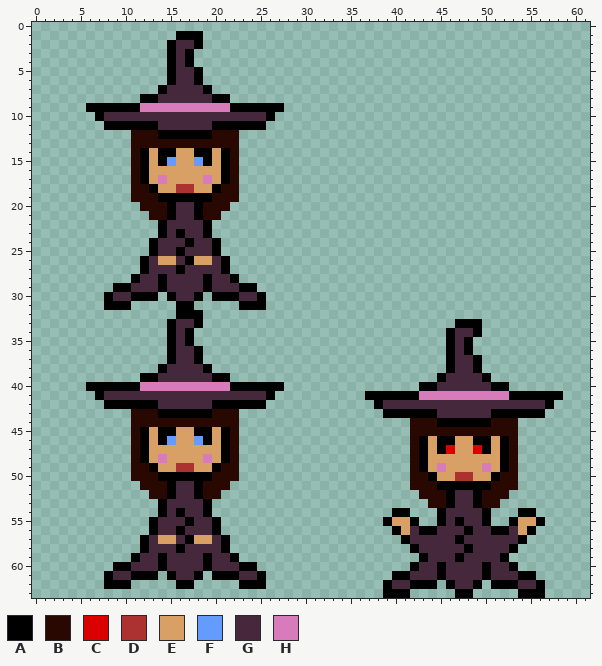
File history of a pixel-art sprite, sprites/Movimentacoes/prototipoInicialBruxa.png. This is how it looked before the edit.
The file is 62x64 pixels.
Palette (. is transparent): A #000000  B #290802  C #db0000  D #ac3232  E #d9a066  F #639bff  G #45283c  H #d77bba
Pixels before (only the part around the change), first column x 0:
 0 ..............................................................
 1 ................AAA...........................................
 2 ...............AGGA...........................................
 3 ...............AGA............................................
 4 ...............AGA............................................
 5 ...............AGGA...........................................
 6 ...............AGGA...........................................
 7 ..............AGGGGA..........................................
 8 ............AAGGGGGGAA........................................
 9 ......AAAAAAHHHHHHHHHHAAAAAA..................................
10 .......AGGGGGGGGGGGGGGGGGGA...................................
11 ........AAAAAAGGGGGGAAAAAA....................................
12 ...........BBBAAAAAABBB.......................................
13 ...........BBBBBBBBBBBB.......................................
14 ...........BAEAAEEAAEAB.......................................
15 ...........BAEAFEEFAEAB.......................................
16 ...........BAEEEEEEEEAB.......................................
17 ...........BAEHEEEEHEAB.......................................
18 ...........BBAEEDDEEABB.......................................
19 ...........BBBAAAAAABBB.......................................
20 ............BBBAGGABBB........................................
21 .............BBAGGABB.........................................
22 ..............AGGGGA..........................................
23 ..............AGAGGA..........................................
24 .............AGGGAGGA.........................................
25 .............AGGAGGGA.........................................
26 ............AGEEGAEEGA........................................
27 ............AGGGAGGGGA........................................
28 ...........AGGAGGGGAGGA.......................................
29 .........AAGGGAGGGGAGGGAA.....................................
30 ........AGGAAA.AGGA.AAAGGA....................................
31 ........AAA.....AA.....AAA....................................
32 ................AAA...........................................
33 ...............AGGA............................AAA............
34 ...............AGA............................AGGA............
35 ...............AGA............................AGA.............
36 ...............AGGA...........................AGA.............
37 ...............AGGA...........................AGGA............
38 ..............AGGGGA..........................AGGA............
39 ............AAGGGGGGAA.......................AGGGGA...........
40 ......AAAAAAHHHHHHHHHHAAAAAA...............AAGGGGGGAA.........
41 .......AGGGGGGGGGGGGGGGGGGA..........AAAAAAHHHHHHHHHHAAAAAA...
42 ........AAAAAAGGGGGGAAAAAA............AGGGGGGGGGGGGGGGGGGA....
43 ...........BBBAAAAAABBB................AAAAAAGGGGGGAAAAAA.....
44 ...........BBBBBBBBBBBB...................BBBAAAAAABBB........
45 ...........BAEAAEEAAEAB...................BBBBBBBBBBBB........
46 ...........BAEAFEEFAEAB...................BAEAAEEAAEAB........
47 ...........BAEEEEEEEEAB...................BAEACEECAEAB........
48 ...........BAEHEEEEHEAB...................BAEEEEEEEEAB........
49 ...........BBAEEDDEEABB...................BAEHEEEEHEAB........
50 ...........BBBAAAAAABBB...................BBAEEDDEEABB........
51 ............BBBAGGABBB....................BBBAAAAAABBB........
52 .............BBAGGABB......................BBBAGGABBB.........
53 ..............AGGGGA........................BBAGGABB..........
54 ..............AGAGGA....................AA...AGGGGA...AA......
55 .............AGGGAGGA..................AEEA..AGAGGA..AEEA.....
56 .............AGGAGGGA...................AEGAAGGGAGGAAGEA......
57 ............AGEEGAEEGA...................AGGGGGAGGGGGGA.......
58 ............AGGGAGGGGA....................AGGGGGAGGGGA........
59 ...........AGGAGGGGAGGA....................AGGGAGGGGA.........
60 .........AAGGGAGGGGAGGGAA.................AGGAGGGGAGGA........
61 ........AGGAAA.AGGA.AAAGGA..............AAGGGAGGGGAGGGAA......
62 ........AAA.....AA.....AAA.............AGGAAA.AGGA.AAAGGA.....
63 .......................................AAA.....AA.....AAA.....
Now the later version:
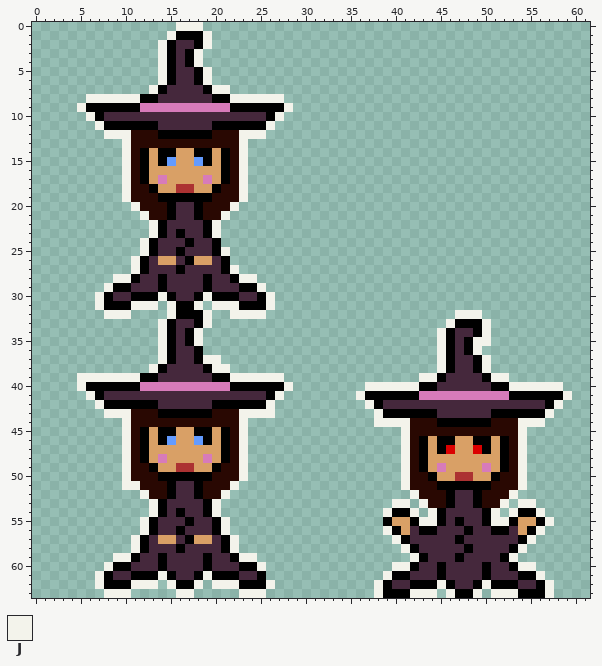
Colours new in this view: J #f3f3eb
Edits made:
There is now colour J in row 0 at x 16 to 18; in row 1 at x 15 and 19; in row 2 at x 14 and 19; in rows 3 to 4 at x 14 and 18; in rows 5 to 6 at x 14 and 19; in row 7 at x 13 and 20 to 21.
There is now colour J in row 8 at x 6 to 11 and 22 to 27; in row 9 at x 5 and 28; in row 10 at x 6 and 27; in row 11 at x 7 and 26; in row 12 at x 8 to 10 and 23 to 25; in rows 13 to 19 at x 10 and 23.
There is now colour J in row 20 at x 11 and 22; in row 21 at x 12 and 21; in rows 22 to 23 at x 13 and 20; in row 24 at x 12; in row 25 at x 12 and 21; in row 26 at x 11.
There is now colour J in row 27 at x 11 and 22; in row 28 at x 9 to 10 and 23 to 24; in row 29 at x 8 and 25; in row 30 at x 7, 14, 19 and 26; in row 31 at x 7, 11 to 13, 15, 18, 20 to 22 and 26; in row 32 at x 8 to 10, 15, 19, 22 to 25 and 47 to 49.
There is now colour J in row 33 at x 14, 19, 46 and 50; in row 34 at x 14, 18, 45 and 50; in row 35 at x 14, 18, 45 and 49 to 50; in row 36 at x 14, 45 and 49; in row 37 at x 14, 19 to 20, 45 and 50; in row 38 at x 13, 20 to 21, 45 and 50.
There is now colour J in row 39 at x 5 to 11, 22 to 27, 43 to 44 and 51 to 52; in row 40 at x 5, 28, 37 to 42 and 53 to 58; in row 41 at x 6, 27, 36 and 59; in row 42 at x 7, 26, 37 and 58; in row 43 at x 8 to 10, 23 to 26, 38 and 57; in row 44 at x 10, 23, 38 to 41 and 54 to 56.
There is now colour J in rows 45 to 50 at x 10, 23, 41 and 54; in row 51 at x 10 to 11, 22, 41 and 54; in row 52 at x 12, 21, 42 and 53; in row 53 at x 13, 20, 40 to 41, 43, 52 and 54 to 55; in row 54 at x 13, 20, 39, 42, 44, 51, 53 and 56; in row 55 at x 12, 21, 43 to 44, 51 to 52 and 57.
There is now colour J in row 56 at x 12, 21, 39 and 56; in row 57 at x 11, 22, 40 and 55; in row 58 at x 11, 22, 41 and 54; in row 59 at x 9 to 10, 23 to 24, 42 and 53; in row 60 at x 8, 25, 40 to 41 and 54 to 55; in row 61 at x 7, 14, 19, 39 and 56.
There is now colour J in row 62 at x 7, 11 to 13, 15, 18, 20 to 22, 26, 38, 45, 50 and 57; in row 63 at x 8 to 10, 16 to 17, 23 to 25, 38, 42 to 44, 46, 49, 51 to 53 and 57.
Boxes around the changes in both pictures, in picture pixels (x1, y1, x2, y2):
added: (77, 22, 293, 598)
added: (356, 310, 572, 598)
